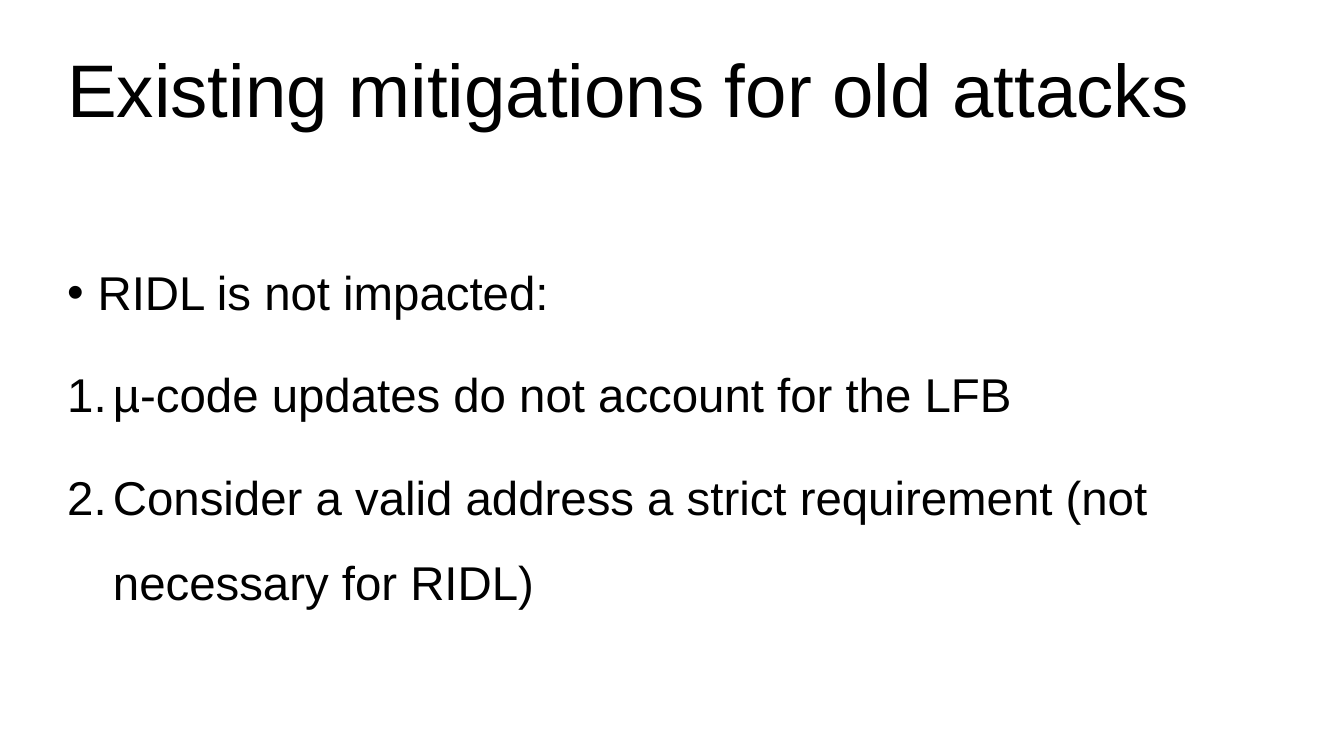
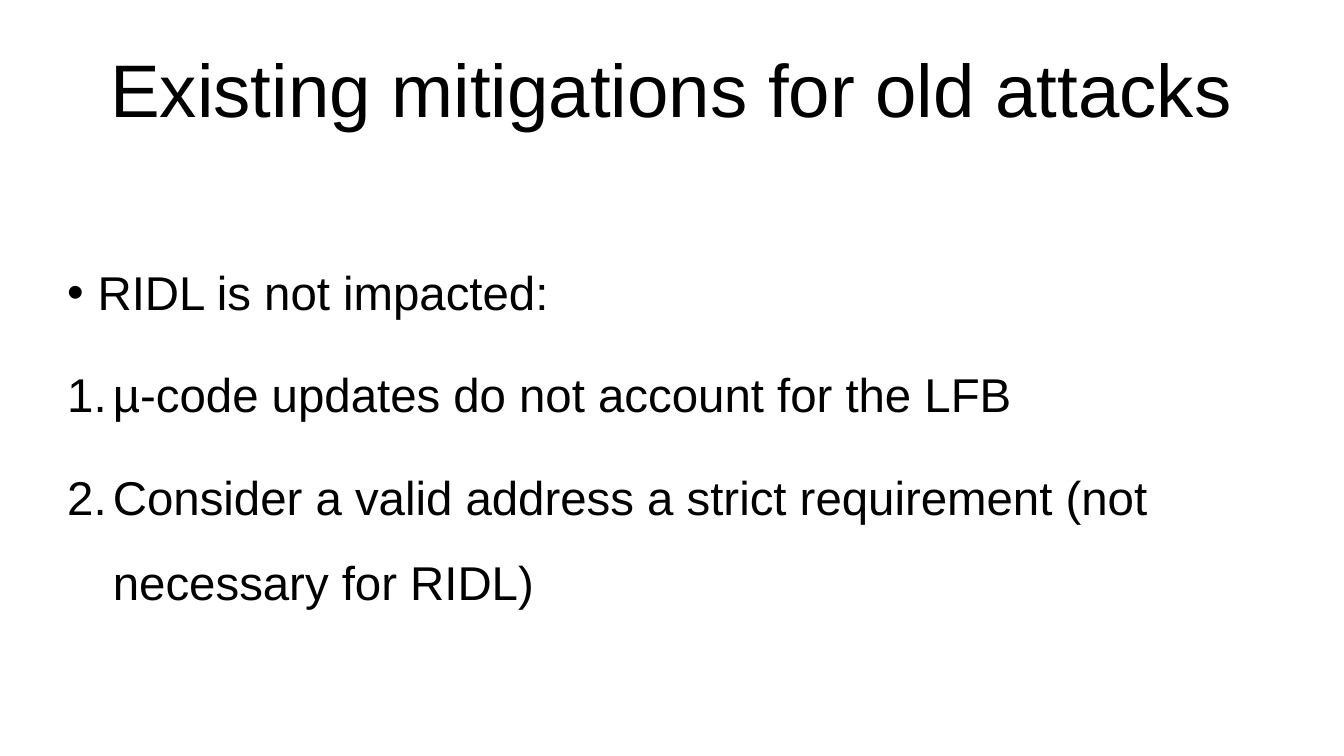
Before and after one commit to Rijndael99/hw_vulnerabilities, a slide deck: slide 11 of presentation1.pptx. Drawn at 1344x756 pixels with LibreOffice and Linux fonts; fonts in the diff are those of the drawing. Boxes give left, top, right and bottom in pixels: in the first picture for what was removed or moved away, otherwise in the second. Text is boxed around its words. In the diff, an @@ line names an element or a change of style, - is before the commit and + after.

Commit message:
add one slide on intel mitigation

```diff
--- a/presentation1.pptx
+++ b/presentation1.pptx
@@ text "Existing mitigations for old attacks" at box(110, 63, 1232, 131): alignment left to centre @@
```
Also in this commit, not shown: 7 other slides changed, 1 slide added.
